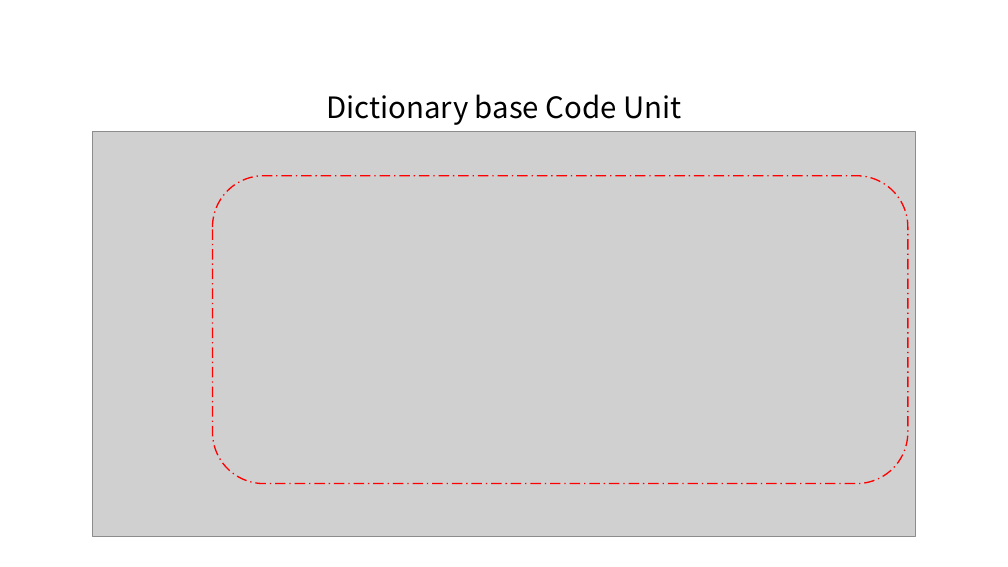
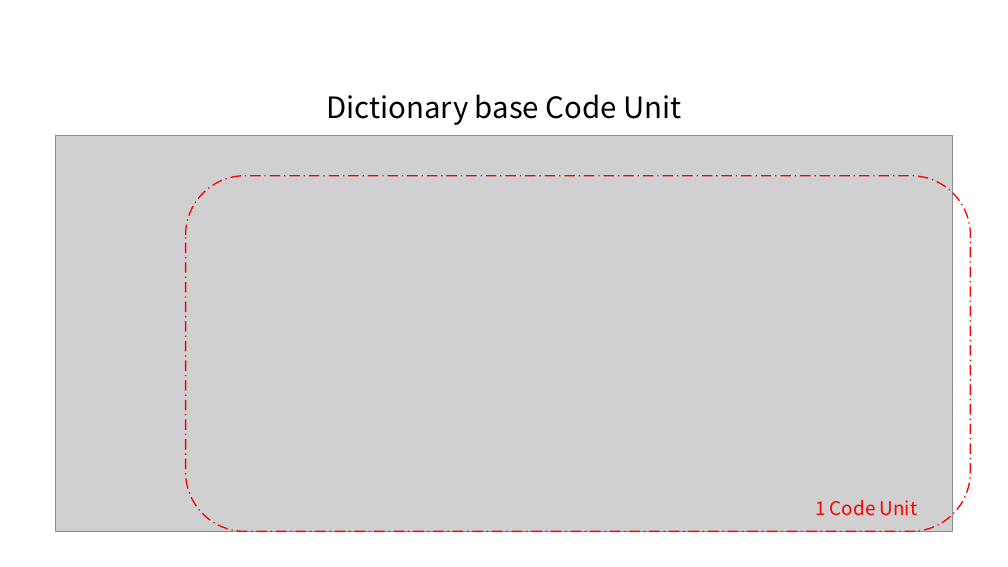
Before and after one commit to hnanmal/mQ, a slide deck: slide 26 of DynamoUserGroup/20221118_부산 세미나 준비/documentum/DynDict활용_발표자료.pptx (slide 24 before the commit). Drawn at 1008x567 pixels with LibreOffice and Linux fonts; fonts in the diff are those of the drawing; grey boxes stand for pictures. Boxes give left, top, right and bottom in pixels: in the first picture for what was removed or moved away, otherwise in the second. Text is boxed around its words. In the diff, an @@ line names an element or a change of style, - is before the commit and + after.

```diff
--- a/DynamoUserGroup/20221118_부산 세미나 준비/documentum/DynDict활용_발표자료.pptx
+++ b/DynamoUserGroup/20221118_부산 세미나 준비/documentum/DynDict활용_발표자료.pptx
@@ picture: place and size @@
-picture at [93,131,916,537]
+picture at [56,136,953,532]
@@ rounded rectangle: place and size @@
-rounded rectangle at [212,175,908,483]
+rounded rectangle at [186,175,971,531]
@@ text added at [815,500,917,516], 18 pt, text #FF0000 @@
+1 Code Unit
```
Also in this commit, not shown: 9 other slides changed, 3 slides added, 2 other files.
